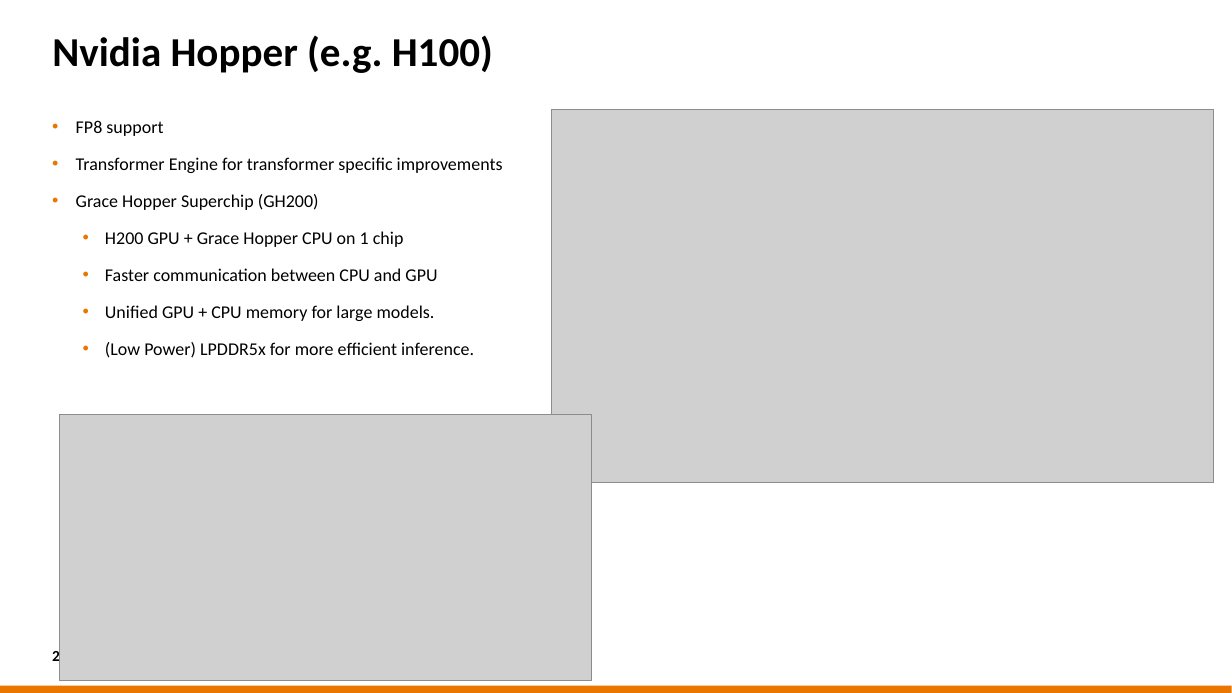
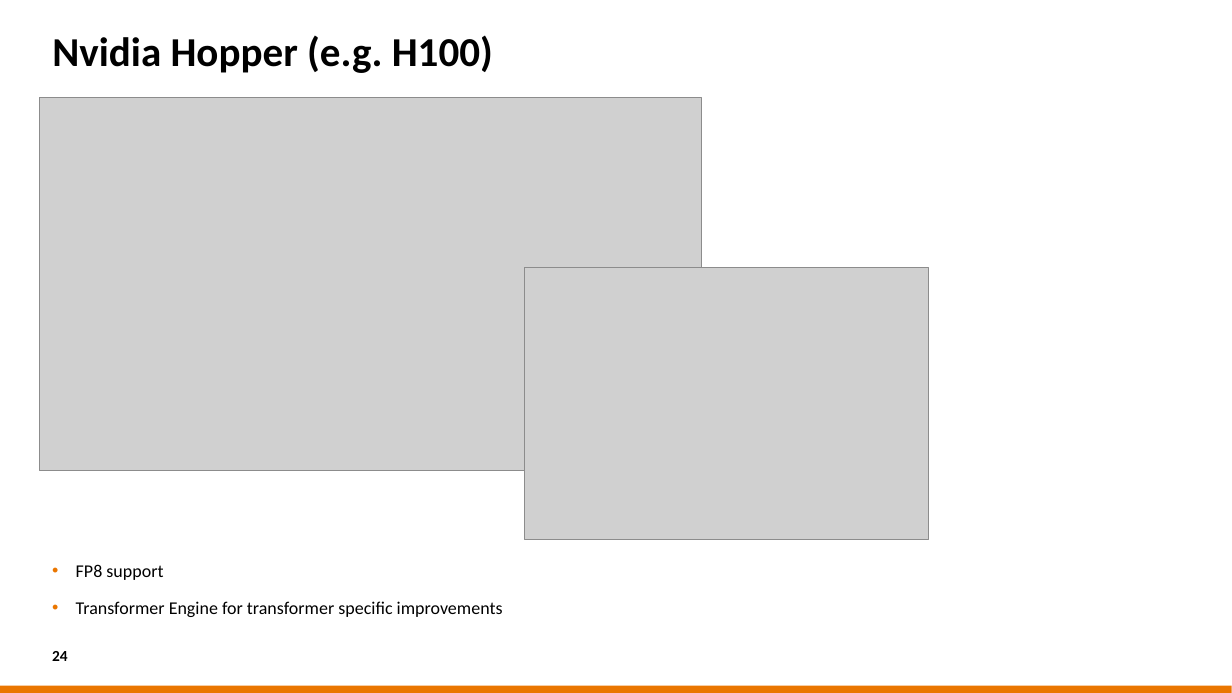
Before and after one commit to sara-nl/HPML-course-materials, a slide deck: slide 24 of Day2/slides/hw_and_software_features.pptx. Drawn at 1232x693 pixels with LibreOffice and Linux fonts; fonts in the diff are those of the drawing; grey boxes stand for pictures; background and template pictures are left out. Boxes give left, top, right and bottom in pixels: in the first picture for what was removed or moved away, otherwise in the second. Text is boxed around its words. In the diff, an @@ line names an element or a change of style, - is before the commit and + after.

```diff
--- a/Day2/slides/hw_and_software_features.pptx
+++ b/Day2/slides/hw_and_software_features.pptx
@@ picture: place and size @@
-picture at bbox=[552, 110, 1214, 482]
+picture at bbox=[39, 98, 701, 470]
@@ text at bbox=[76, 194, 474, 358]: paragraphs removed @@
-• Grace Hopper Superchip (GH200)
-• H200 GPU + Grace Hopper CPU on 1 chip
-• Faster communication between CPU and GPU
-• Unified GPU + CPU memory for large models.
-• (Low Power) LPDDR5x for more efficient inference.
@@ picture added at bbox=[524, 268, 929, 540] @@
@@ picture removed at bbox=[60, 415, 592, 680] @@
```
Also in this commit, not shown: 8 other slides changed, 14 slides added, 1 slide removed, 1 other file.
